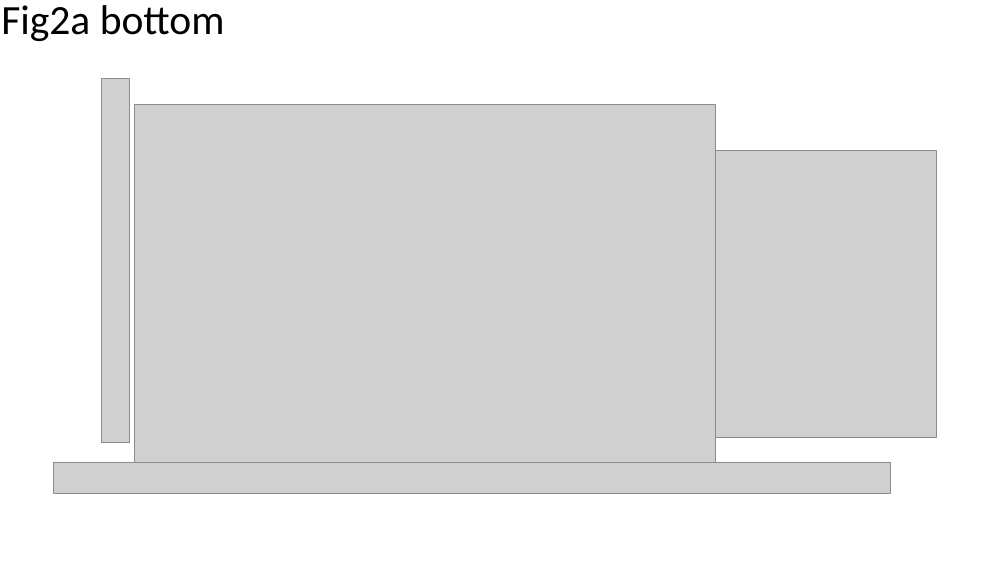
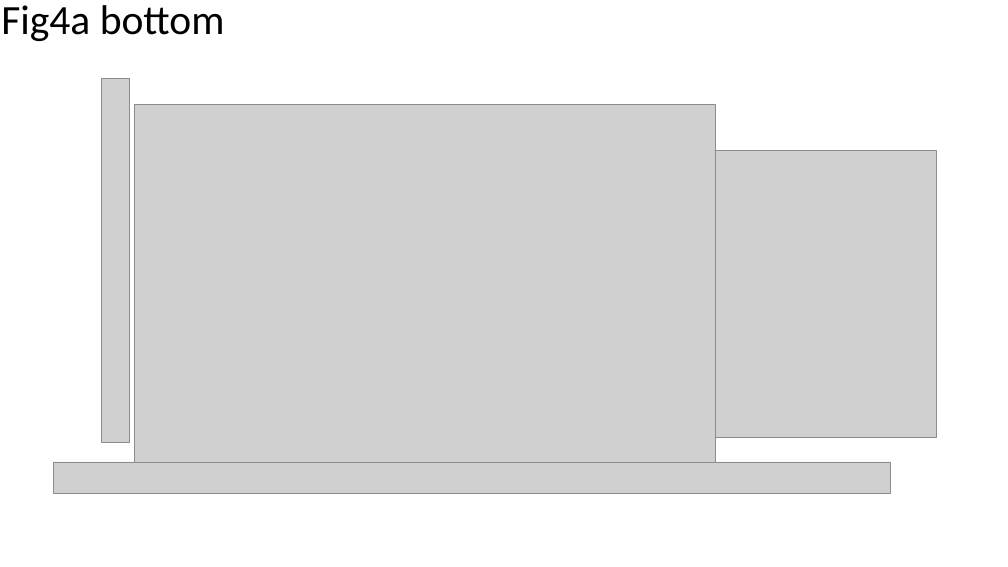
Before and after one commit to ncats/scaffoldanalytics, a slide deck: slide 3 of pres/Scaffold analytics figures to modify with chemical structures.pptx. Drawn at 1008x567 pixels with LibreOffice and Linux fonts; fonts in the diff are those of the drawing; grey boxes stand for pictures. Boxes give left, top, right and bottom in pixels: in the first picture for what was removed or moved away, otherwise in the second. Text is boxed around its words. In the diff, an @@ line names an element or a change of style, - is before the commit and + after.

```diff
--- a/pres/Scaffold analytics figures to modify with chemical structures.pptx
+++ b/pres/Scaffold analytics figures to modify with chemical structures.pptx
@@ title at bbox=[1, 5, 225, 41]: text changed @@
-Fig2a bottom
+Fig4a bottom
```
Also in this commit, not shown: 4 slides added, 1 slide removed, 2 other files.
